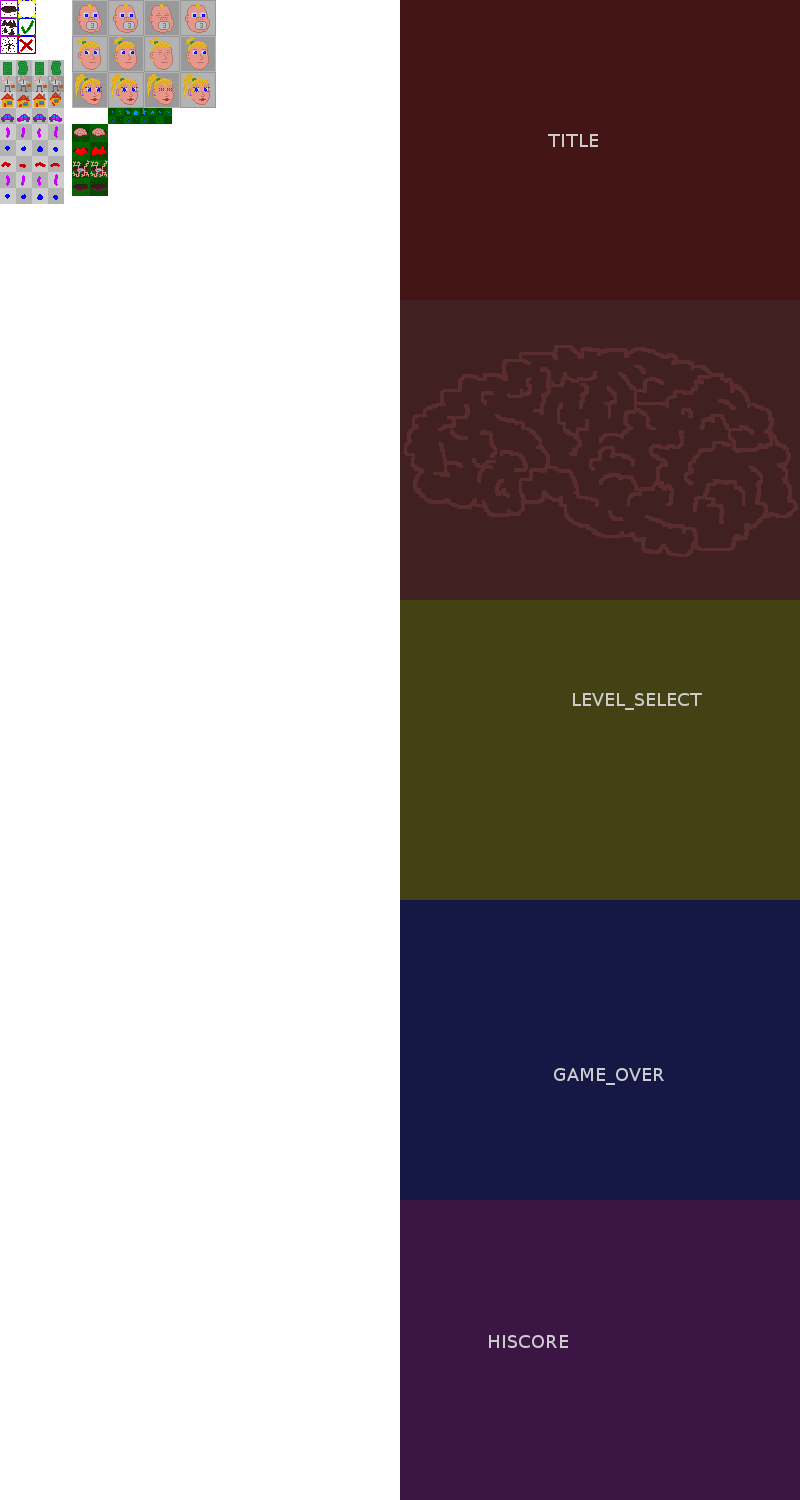
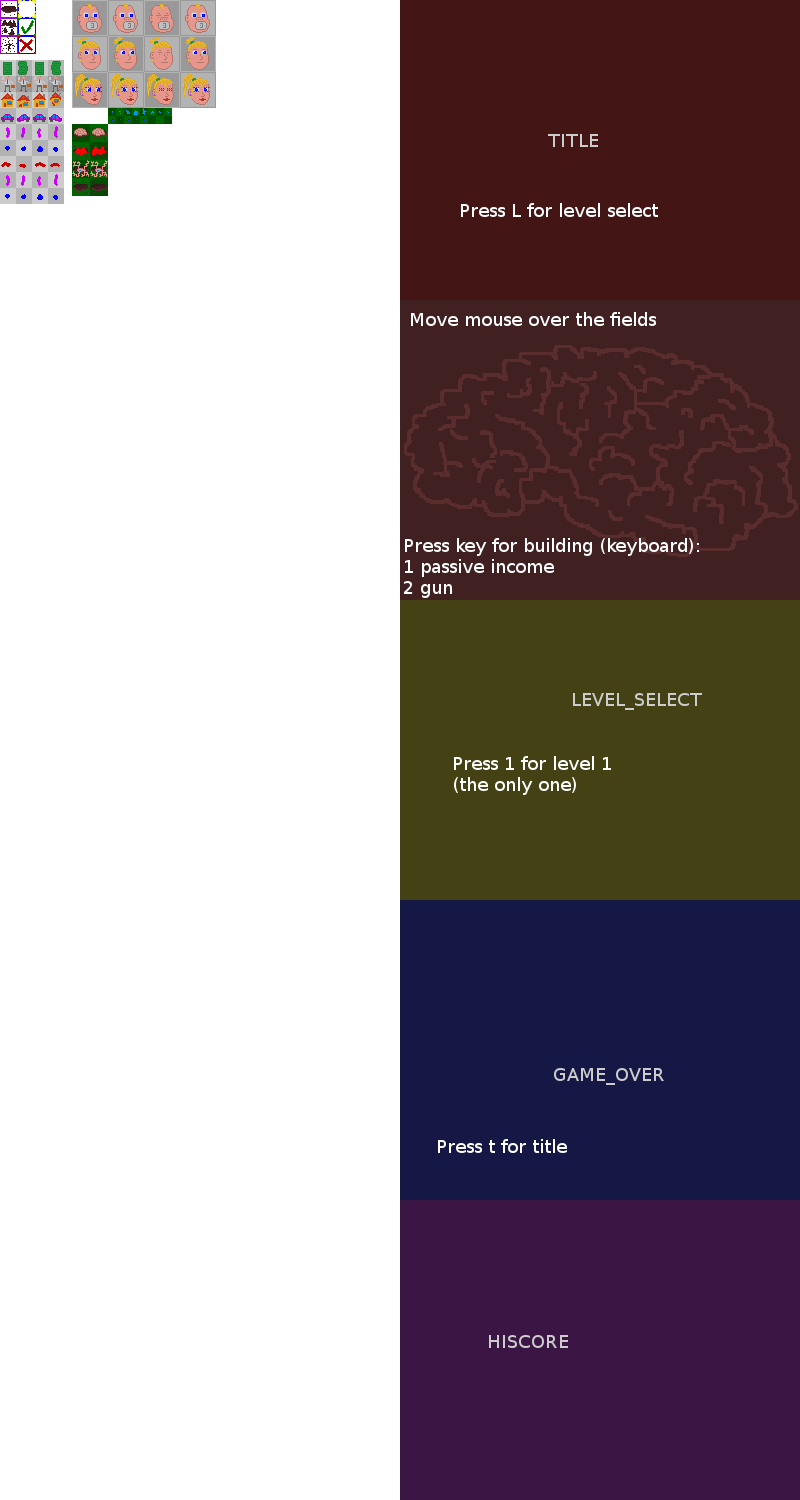
Before/after of a 800px x 1500px layered artwork. What changed in the layer stack:
added layer "Press t for title" above "HISCORE" over box(438, 1139, 567, 1153)
added layer "Press key for building (keyboa..." above "Move mouse over the fields" over box(404, 538, 699, 598)
added layer "Move mouse over the fields" above "Press 1 for level 1 ..." over box(411, 312, 656, 326)
added layer "Press 1 for level 1 ..." above "Press L for level select" over box(454, 756, 611, 795)
added layer "Press L for level select" above "gfx" over box(461, 203, 658, 217)
